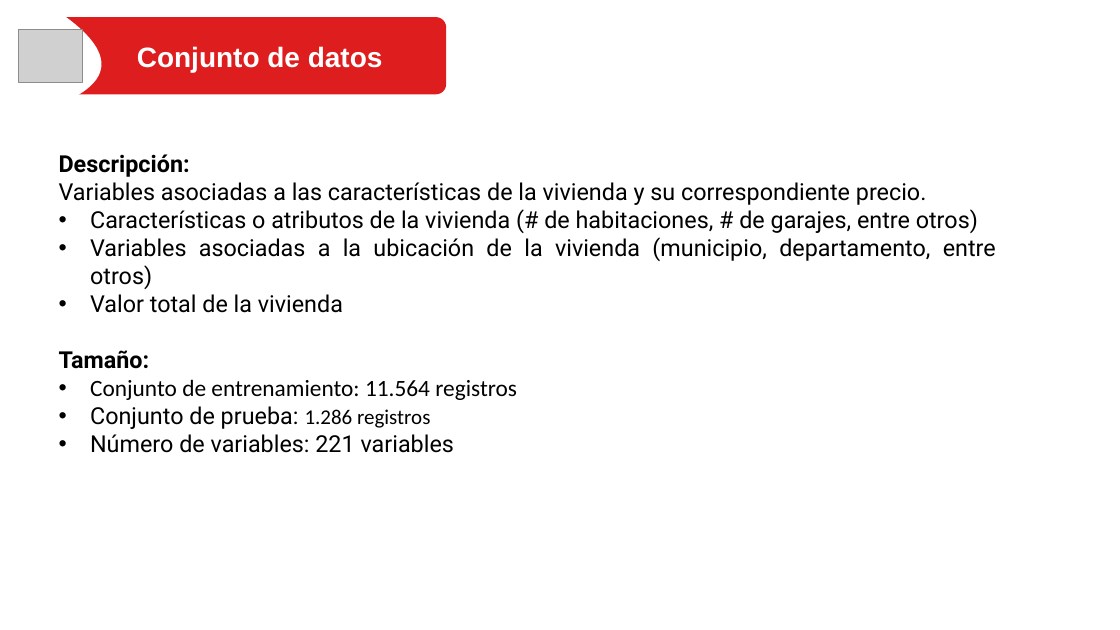
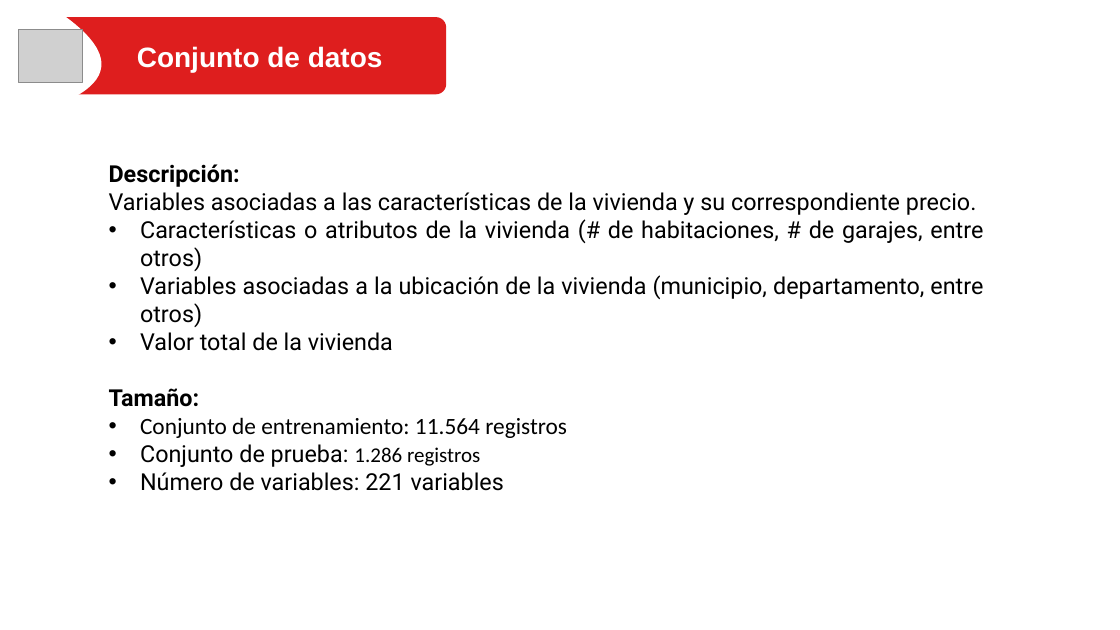
Before and after one commit to dfbaron/PruebaTecnicaDavivienda-DanielBaron, a slide deck: slide 6 of Prueba Científico de Datos.pptx. Drawn at 1120x630 pixels with LibreOffice and Linux fonts; fonts in the diff are those of the drawing; grey boxes stand for pictures. Boxes give left, top, right and bottom in pixels: in the first picture for what was removed or moved away, otherwise in the second. Text is boxed around its words. In the diff, an @@ line names an element or a change of style, - is before the commit and + after.

```diff
--- a/Prueba Científico de Datos.pptx
+++ b/Prueba Científico de Datos.pptx
@@ text "Descripción:" rewrapped from (59,154,996,453) to (109,164,983,467) @@
```
Also in this commit, not shown: 10 other slides changed, 19 slides added, 7 other files.
